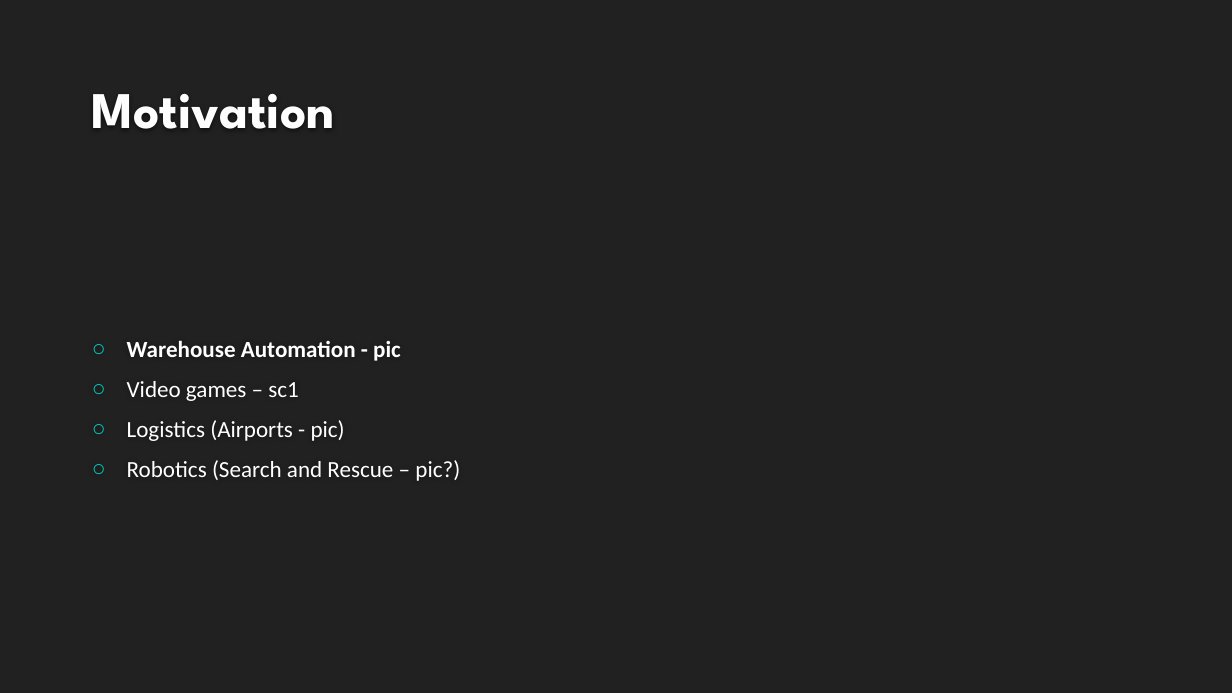
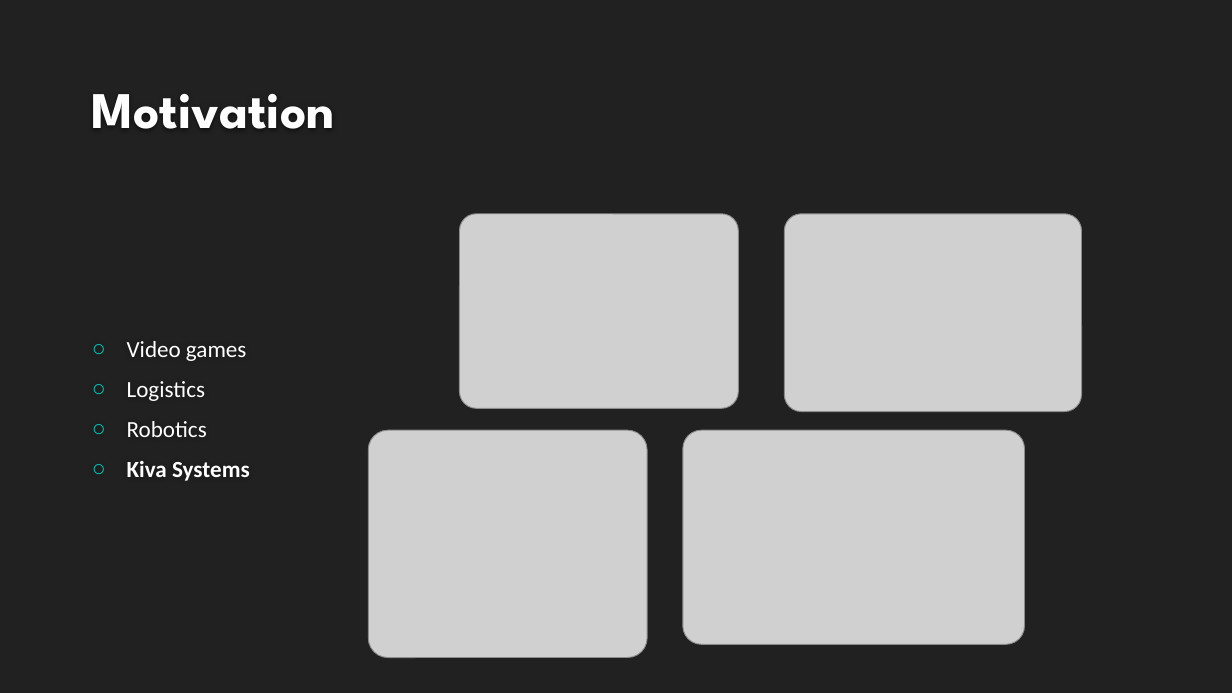
Before and after one commit to VikingDai/Honours-MAPF, a slide deck: slide 11 of Documents/Intermediate Presentation/NewPresentation.pptx (slide 12 before the commit). Drawn at 1232x693 pixels with LibreOffice and Linux fonts; fonts in the diff are those of the drawing; grey boxes stand for pictures; background and template pictures are left out. Boxes give left, top, right and bottom in pixels: in the first picture for what was removed or moved away, otherwise in the second. Text is boxed around its words. In the diff, an @@ line names an element or a change of style, - is before the commit and + after.

```diff
--- a/Documents/Intermediate Presentation/NewPresentation.pptx
+++ b/Documents/Intermediate Presentation/NewPresentation.pptx
@@ picture added at box(459, 213, 738, 408) @@
@@ picture added at box(785, 213, 1082, 411) @@
@@ text at box(127, 341, 250, 481): text changed @@
-○ Warehouse Automation - pic
-○ Video games – sc1
-○ Logistics (Airports - pic)
-○ Robotics (Search and Rescue – pic?)
+○ Video games
+○ Logistics
+○ Robotics
+○ Kiva Systems
@@ picture added at box(369, 431, 648, 658) @@
@@ picture added at box(683, 431, 1025, 645) @@
```
Also in this commit, not shown: 17 other slides changed, 23 slides added, 12 slides removed, 3 other files.
